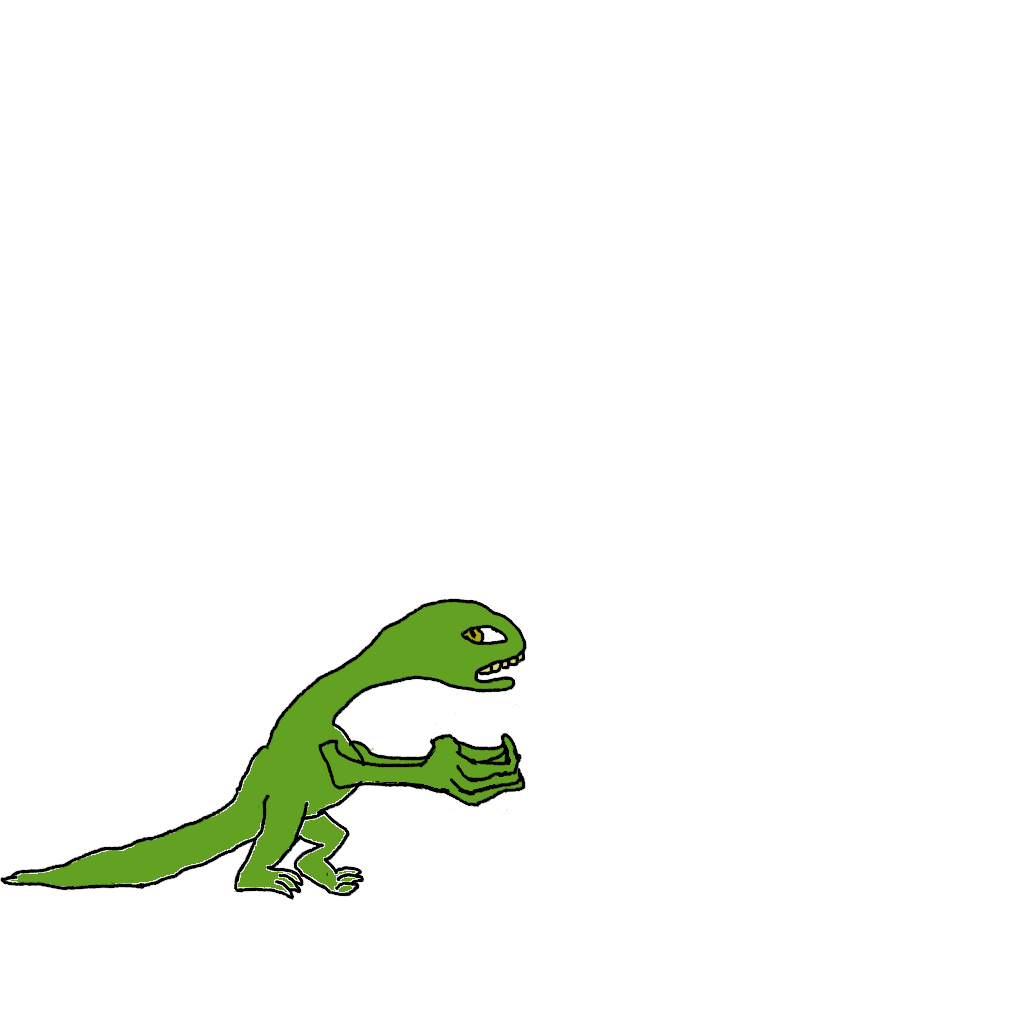
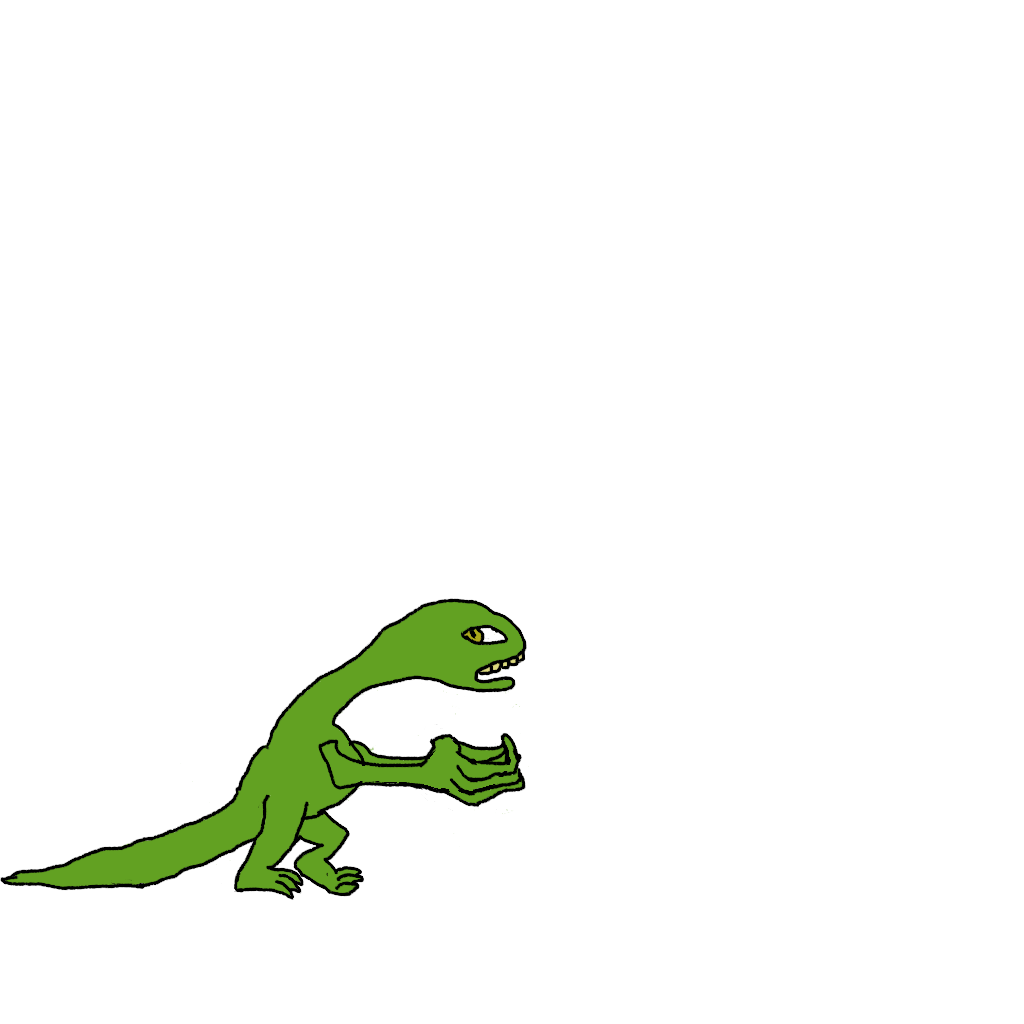
Revision of a layered 1024 x 1024 image; what changed, layer by layer:
pixels changed over box(6, 726, 384, 896) (layer not identified)
